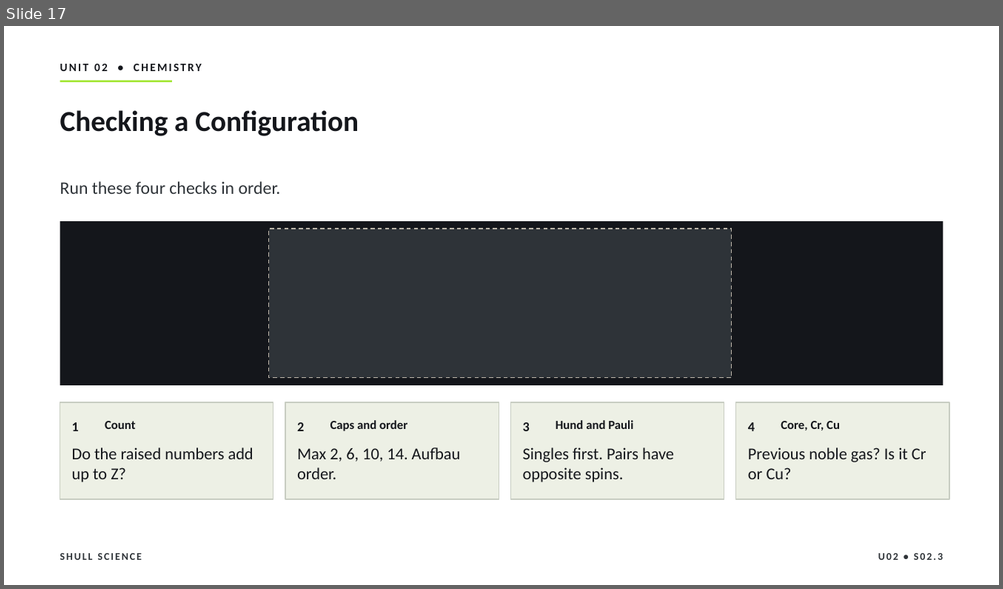
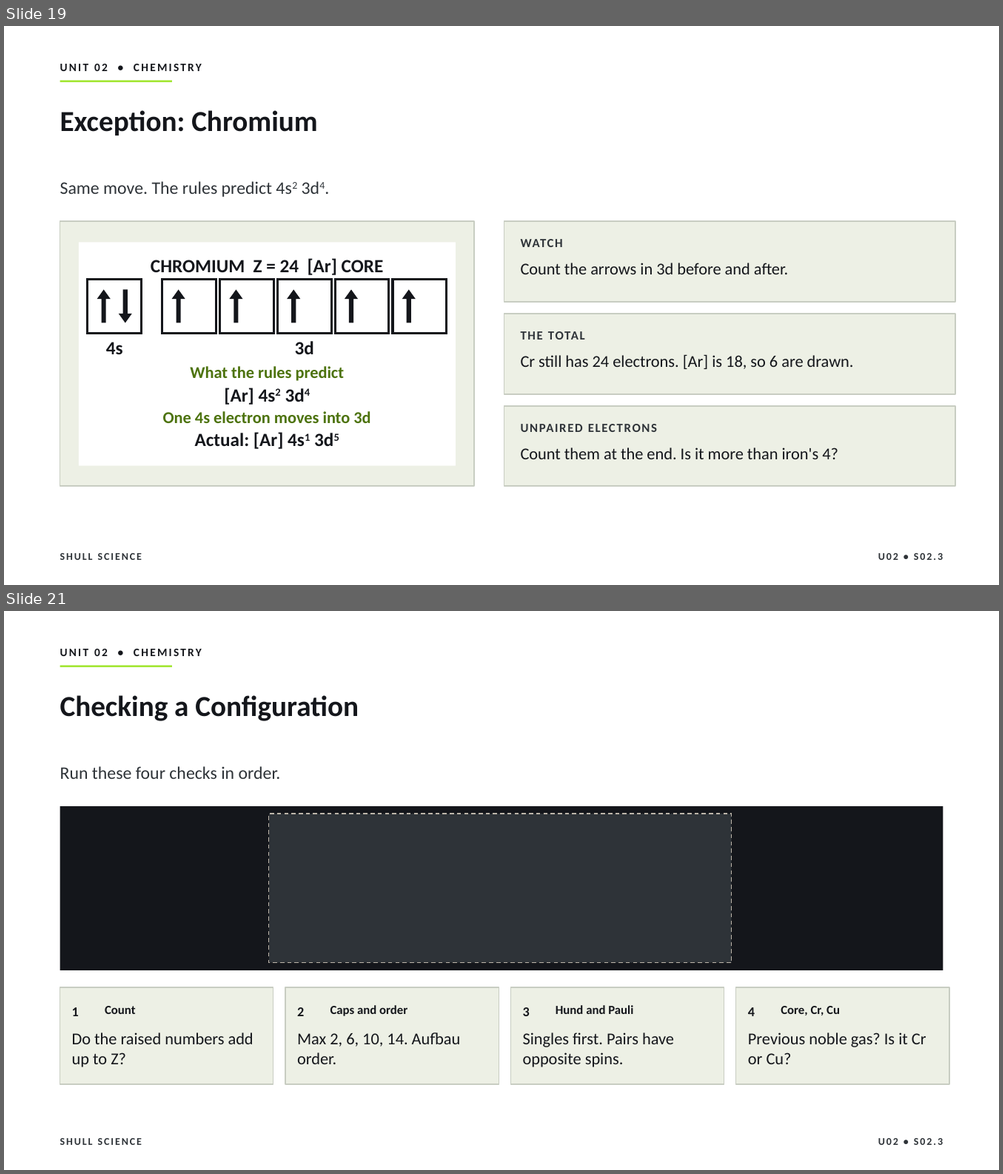
Before and after one commit to Hayabusa015/WorkWork, a slide deck: deliverables/chem-u02/SHULL_CHEM_Slides_U02_S02.3.pptx. Shown one above the other, each under a label of ours: slide 17 before the commit, slides 19 and 21 after it; the slides between them are not shown. The pictures are 1003x589 and 1003x1174 pixels, drawn with LibreOffice and Linux fonts; fonts in the diff are those of the drawing. Boxes give left, top, right and bottom in pixels: in the first picture for what was removed or moved away, otherwise in the second. Text is boxed around its words. In the diff, an @@ line names an element or a change of style, - is before the commit and + after.

```diff
--- a/deliverables/chem-u02/SHULL_CHEM_Slides_U02_S02.3.pptx
+++ b/deliverables/chem-u02/SHULL_CHEM_Slides_U02_S02.3.pptx
@@ slide 19 added at (4, 26, 999, 585), background #FFFFFF; not listed: 2 template elements that a slide beside it also shows @@
@@ text added at (60, 64, 202, 71), 11 pt, text #14161B, bold @@
+UNIT 02 • CHEMISTRY
@@ title added at (60, 110, 318, 136), 28 pt, text #14161B, bold @@
+Exception: Chromium
@@ text added at (60, 181, 272, 197), 17 pt, text #2E3338 @@
+Same move. The rules predict 4s2 3d4.
@@ rectangle added at (60, 221, 474, 486), fill #EDF0E5, outline #C8CDC2 1 pt @@
@@ rectangle added at (504, 221, 956, 302), fill #EDF0E5, outline #C8CDC2 1 pt @@
@@ rectangle added at (79, 242, 455, 466), fill #FFFFFF @@
@@ text added at (521, 239, 563, 247), 12 pt, text #2E3338, bold @@
+WATCH
@@ text added at (521, 263, 788, 275), 16 pt, text #14161B @@
+Count the arrows in 3d before and after.
@@ up arrow added at (97, 290, 111, 323), fill #14161B @@
@@ down arrow added at (118, 290, 131, 323), fill #14161B @@
@@ up arrow added at (172, 290, 185, 323), fill #14161B @@
@@ up arrow added at (229, 290, 243, 323), fill #14161B @@
@@ up arrow added at (287, 290, 300, 323), fill #14161B @@
@@ up arrow added at (344, 290, 358, 323), fill #14161B @@
@@ up arrow added at (401, 290, 415, 323), fill #14161B @@
@@ rectangle added at (504, 314, 956, 395), fill #EDF0E5, outline #C8CDC2 1 pt @@
@@ text added at (521, 332, 585, 340), 12 pt, text #2E3338, bold @@
+THE TOTAL
@@ group added at (88, 258, 447, 355): 6 rectangles, 3 texts @@
+CHROMIUM Z = 24 [Ar] CORE
+4s
+3d
@@ text added at (521, 355, 854, 369), 16 pt, text #14161B @@
+Cr still has 24 electrons. [Ar] is 18, so 6 are drawn.
@@ text added at (190, 366, 344, 381), 16 pt, text #4D730E, bold @@
+What the rules predict
@@ text added at (224, 388, 254, 405), 18 pt, text #14161B, bold @@
+[Ar] 4s2 3d4
@@ text added at (163, 412, 370, 423), 16 pt, text #4D730E, bold @@
+One 4s electron moves into 3d
@@ rectangle added at (504, 406, 956, 486), fill #EDF0E5, outline #C8CDC2 1 pt @@
@@ text added at (521, 420, 939, 438), 12 pt, text #2E3338, bold @@
+UNPAIRED ELECTRONS
@@ text added at (195, 432, 284, 449), 18 pt, text #14161B, bold @@
+Actual: [Ar] 4s1 3d5
@@ text added at (521, 448, 838, 460), 16 pt, text #14161B @@
+Count them at the end. Is it more than iron's 4?
@@ text added at (878, 554, 942, 560), 10 pt, text #2E3338, bold @@
+U02 • S02.3
@@ what was slide 17 is now slide 21 @@
```
Also in this commit, not shown: 4 slides changed, 4 other slides added, 1 slide removed, 2 other files.
